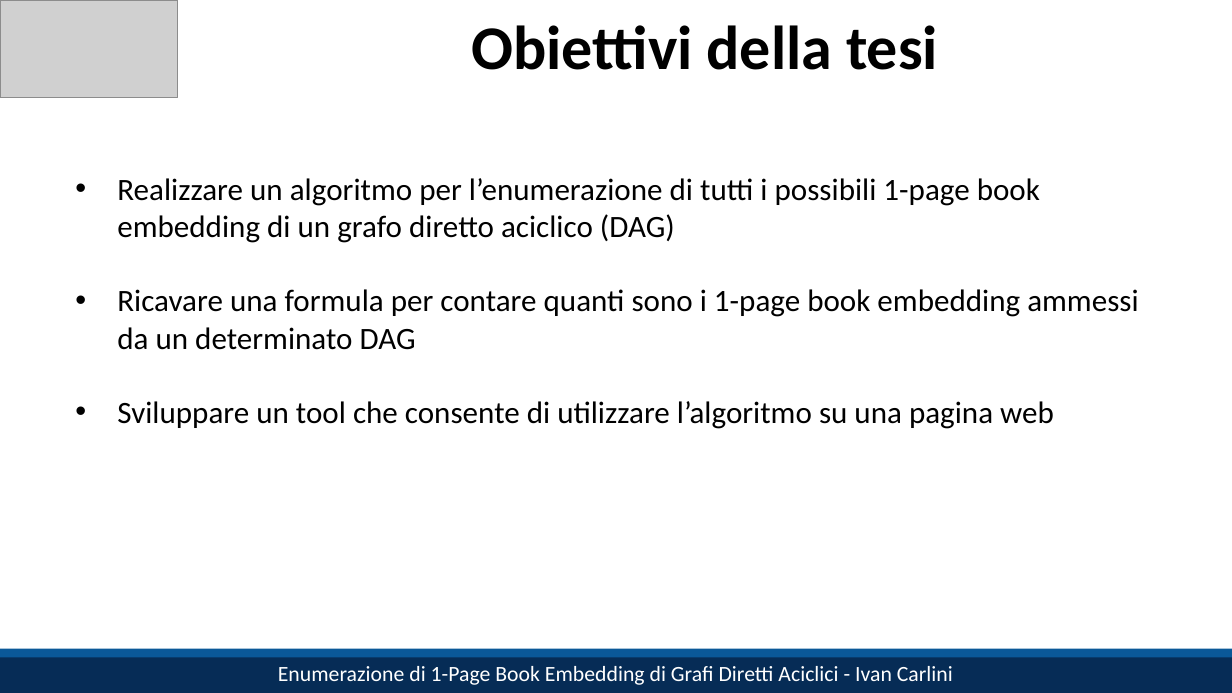
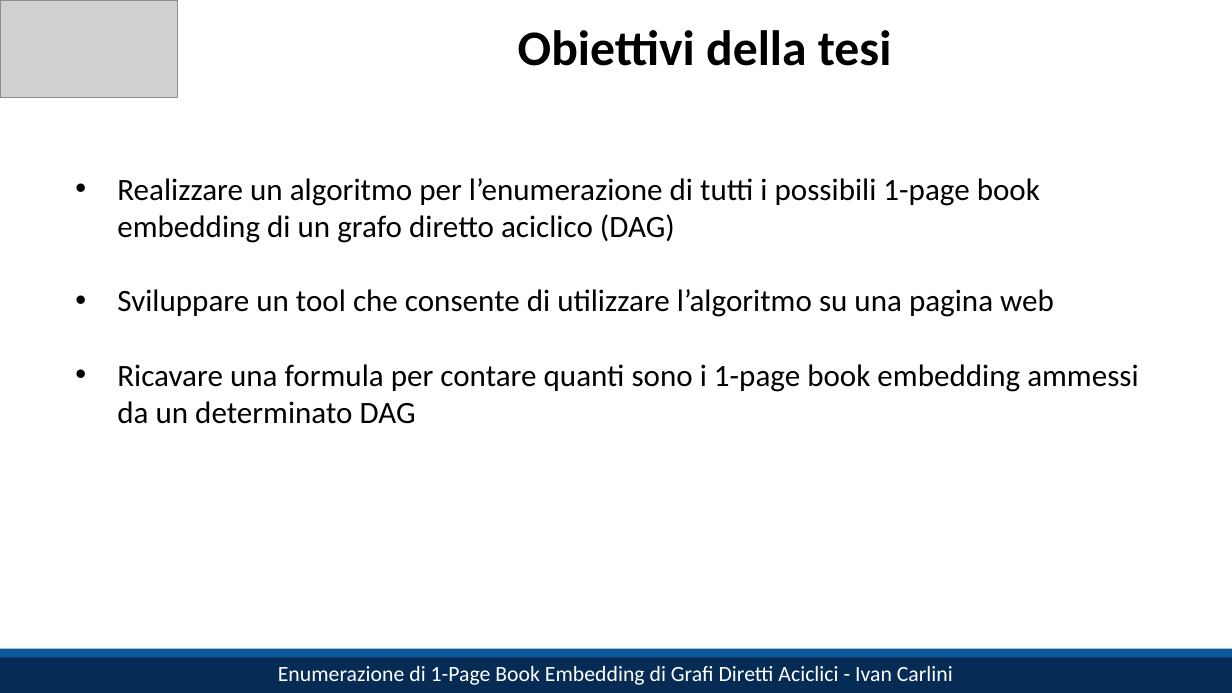
Before and after one commit to IC-99/book-embeddings, a slide deck: slide 2 of slides.pptx. Drawn at 1232x693 pixels with LibreOffice and Linux fonts; fonts in the diff are those of the drawing; grey boxes stand for pictures. Boxes give left, top, right and bottom in pixels: in the first picture for what was removed or moved away, otherwise in the second. Text is boxed around its words. In the diff, an @@ line names an element or a change of style, - is before the commit and + after.

Commit message:
slides update

```diff
--- a/slides.pptx
+++ b/slides.pptx
@@ title "Obiettivi della tesi" at (x1=518, y1=30, x2=892, y2=66): size 40 to 32 pt @@
@@ text at (x1=117, y1=289, x2=1054, y2=317): paragraph added @@
+• Sviluppare un tool che consente di utilizzare l’algoritmo su una pagina web
@@ text at (x1=117, y1=401, x2=1054, y2=429): paragraph removed @@
-• Sviluppare un tool che consente di utilizzare l’algoritmo su una pagina web
```
Also in this commit, not shown: 3 other slides changed, 7 slides added, 3 other files.
